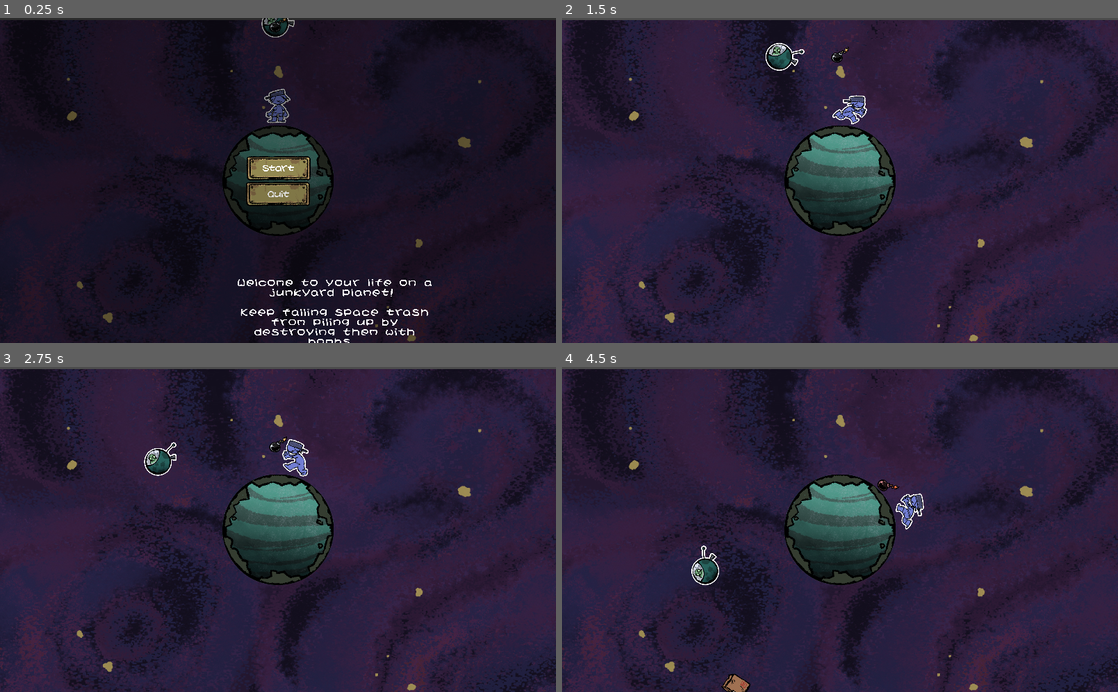
Above: before the commit, frames 1-4 (two rows, left to right).
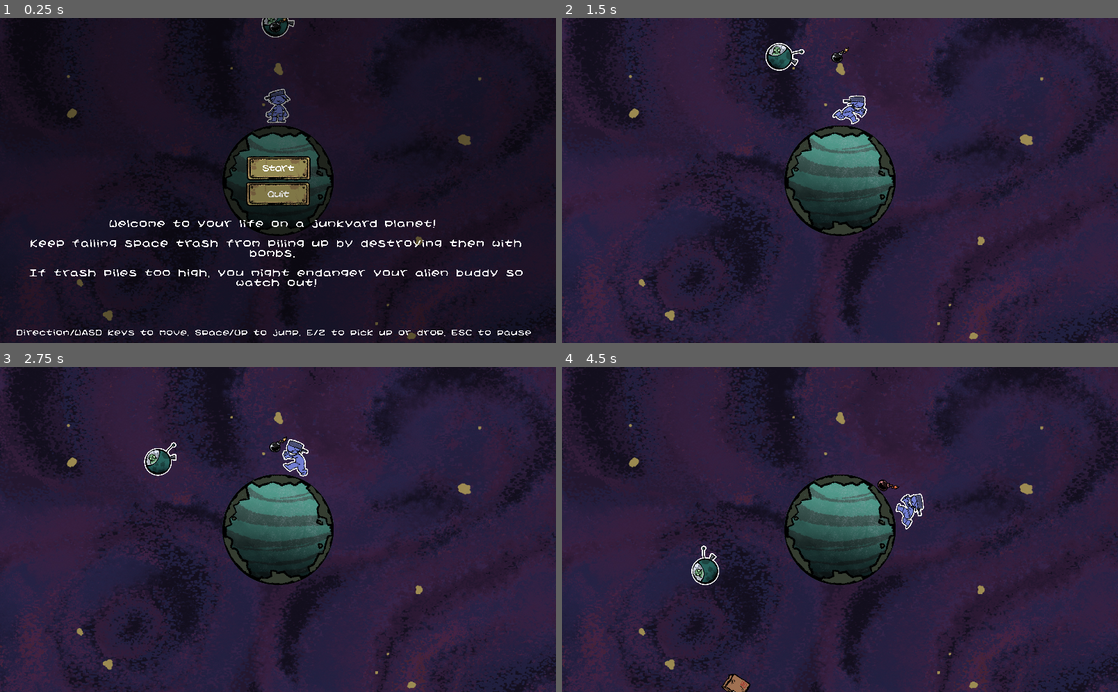
Above: after the commit, the same moments.

Repository: DanGrenade/TinyWorldJam
Game: Godot game, scene res://Scenes/GameTest.tscn
Same seed, same stepped clock (60 frames per second), same inputs: the game is played once before the commit and once after it. The project has no main scene, so this scene is started directly.
Inputs:
- Up to frame 1 (0.25 s): no input
- Up to frame 2 (1.5 s): click "Start" at 0.5 s; hold D (move_right) from 1.28 s (still down); tap E (box_grab) at 1.35 s
- Up to frame 3 (2.75 s): tap Space (jump) at 1.52, 2.27 s; release D (move_right) at 2.03 s; hold Left (move_left) from 2.03 s (still down); tap E (box_grab) at 2.1 s
- Up to frame 4 (4.5 s): release Left (move_left) at 2.78 s; hold D (move_right) 2.78-4.28 s; tap E (box_grab) at 2.85, 3.6, 4.35 s; tap Space (jump) at 3.77 s; hold Left (move_left) from 4.28 s (still down)

The runs differ from the first frame. In frame 1, 3.9% of the frame differs, in the area x 0-100%, y 0-100%; in frame 2, 3.7%; in frame 3, 3.7%; in frame 4, 3.7%.

Commit message:
Issue #45 - Repositioned text

Diff:
--- a/Scenes/GameTest.tscn
+++ b/Scenes/GameTest.tscn
@@ -27,9 +27,9 @@
 
 [node name="TextureRect" type="TextureRect" parent="Camera2D"]
 margin_left = -2898.0
-margin_top = -1483.0
+margin_top = -1510.0
 margin_right = 2565.0
-margin_bottom = 1700.0
+margin_bottom = 1681.0
 texture = ExtResource( 8 )
 expand = true
 __meta__ = {
@@ -64,7 +64,19 @@
 [node name="YSort" parent="Start_Menu" index="0"]
 position = Vector2( 0, 1 )
 
-[node name="ColorRect" parent="Start_Menu/YSort" index="0"]
+[node name="Controls" parent="Start_Menu/YSort" index="0"]
+margin_left = -2067.21
+margin_top = 1665.52
+margin_right = 3006.79
+margin_bottom = 2309.52
+
+[node name="Instructions" parent="Start_Menu/YSort/StartContent" index="0"]
+margin_left = -1830.73
+margin_top = -259.945
+margin_right = 2828.27
+margin_bottom = 848.055
+
+[node name="ColorRect" parent="Start_Menu/YSort" index="2"]
 margin_left = -2437.0
 margin_top = -1205.0
 margin_right = 3115.0
Not shown: 1 places in Scenes/GameTest.tscn that only renumber resources
